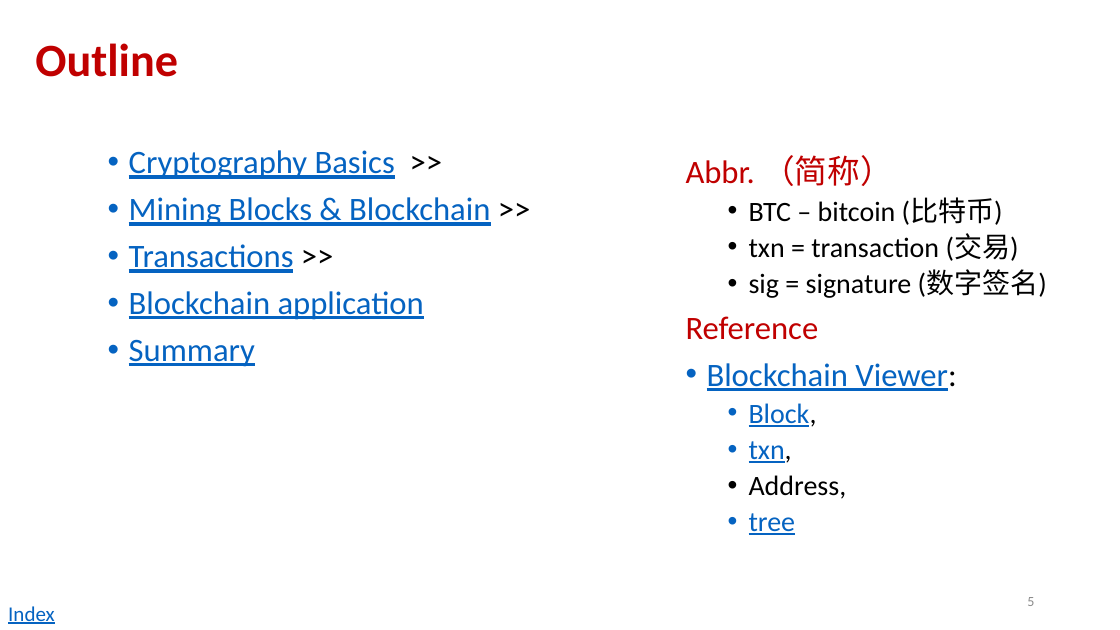
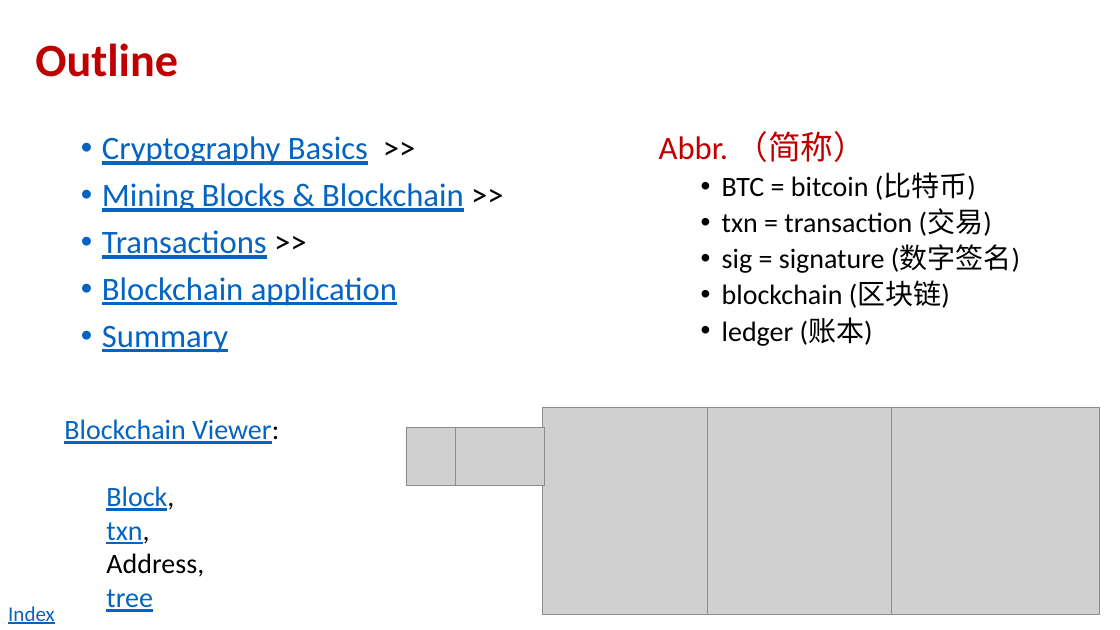
Before and after one commit to andyplusplus/blockchain, a slide deck: slide 6 of how_bitcoin_works/home.pptx (slide 5 before the commit). Drawn at 1120x630 pixels with LibreOffice and Linux fonts; fonts in the diff are those of the drawing; grey boxes stand for pictures. Boxes give left, top, right and bottom in pixels: in the first picture for what was removed or moved away, otherwise in the second. Text is boxed around its words. In the diff, an @@ line names an element or a change of style, - is before the commit and + after.

```diff
--- a/how_bitcoin_works/home.pptx
+++ b/how_bitcoin_works/home.pptx
@@ text "Cryptography Basics >>": place and size @@
-text "Cryptography Basics >>" at [129, 150, 490, 367]
+text "Cryptography Basics >>" at [102, 136, 463, 353]
@@ text "Abbr. （简称）": place and size @@
-text "Abbr. （简称）" at [686, 155, 1047, 535]
+text "Abbr. （简称）" at [659, 131, 1020, 346]
@@ text at [722, 173, 976, 200]: text changed @@
-  • BTC – bitcoin (比特币)
+  • BTC = bitcoin (比特币)
@@ text at [722, 281, 950, 346]: text changed; size 28 to 24 pt; text colour #0563C1 to #000000 @@
-Reference
-• Blockchain Viewer:
-  • Block,
-  • txn,
-  • Address,
-  • tree
+  • blockchain (区块链)
+  • ledger (账本)
@@ text added at [64, 419, 279, 612], 24 pt, text #0563C1, underline @@
+Blockchain Viewer:
+  Block,
+  txn,
+  Address,
+  tree
@@ picture added at [543, 408, 728, 615] @@
@@ picture added at [707, 408, 914, 615] @@
@@ picture added at [891, 408, 1099, 615] @@
@@ picture added at [406, 428, 460, 486] @@
@@ picture added at [455, 428, 544, 486] @@
@@ page number removed at [1027, 597, 1034, 606] @@
-5
```
Also in this commit, not shown: 1 other slide changed, 2 slides added, 1 slide removed, 6 other files.
